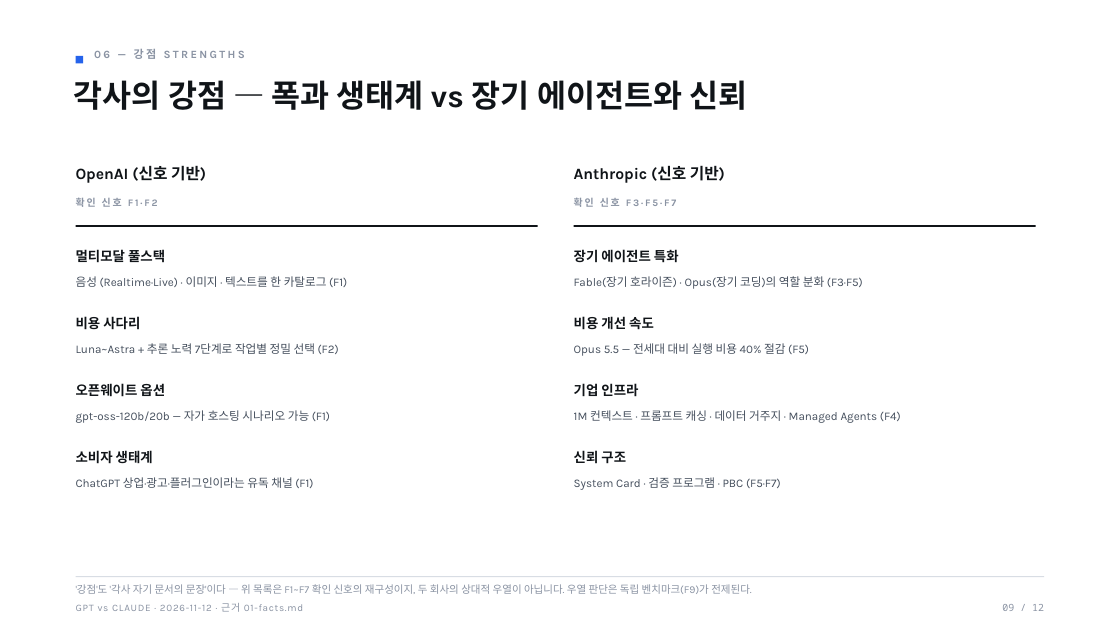
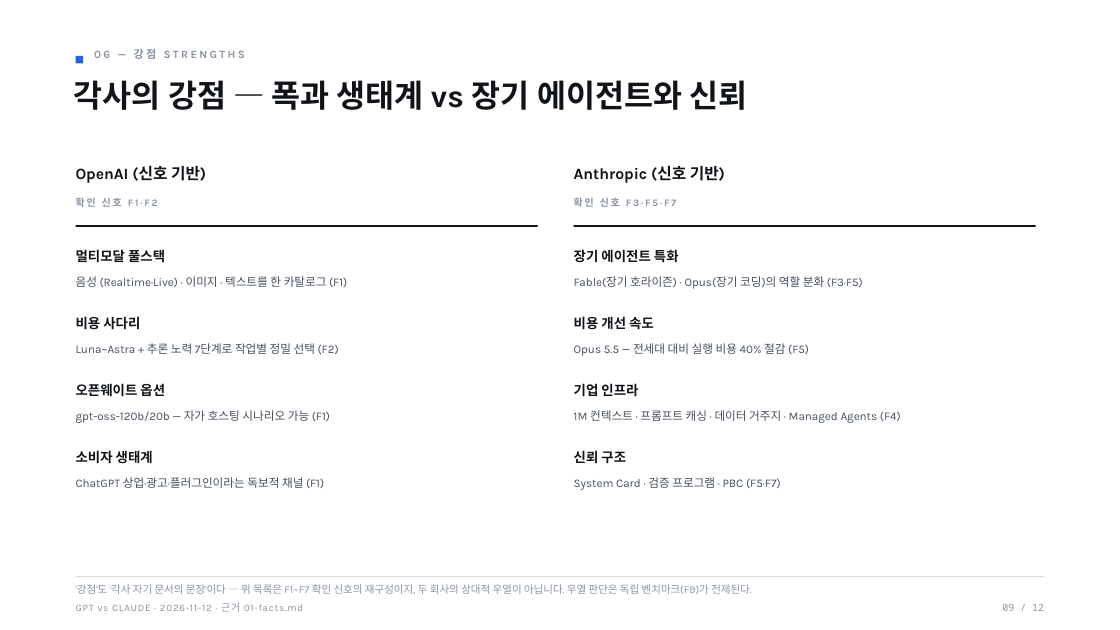
Before and after one commit to yjj3019/AI-Harness, a slide deck: slide 9 of docs/practice/ai-model-competition-2026-11-12/03-deck.pptx. Drawn at 1120x630 pixels with LibreOffice and Linux fonts; fonts in the diff are those of the drawing. Boxes give left, top, right and bottom in pixels: in the first picture for what was removed or moved away, otherwise in the second. Text is boxed around its words. In the diff, an @@ line names an element or a change of style, - is before the commit and + after.

```diff
--- a/docs/practice/ai-model-competition-2026-11-12/03-deck.pptx
+++ b/docs/practice/ai-model-competition-2026-11-12/03-deck.pptx
@@ text at box(76, 477, 324, 488): text changed @@
-ChatGPT 상업·광고·플러그인이라는 유독 채널 (F1)
+ChatGPT 상업·광고·플러그인이라는 독보적 채널 (F1)
```
Also in this commit, not shown: 6 other slides changed, 3 other files.
